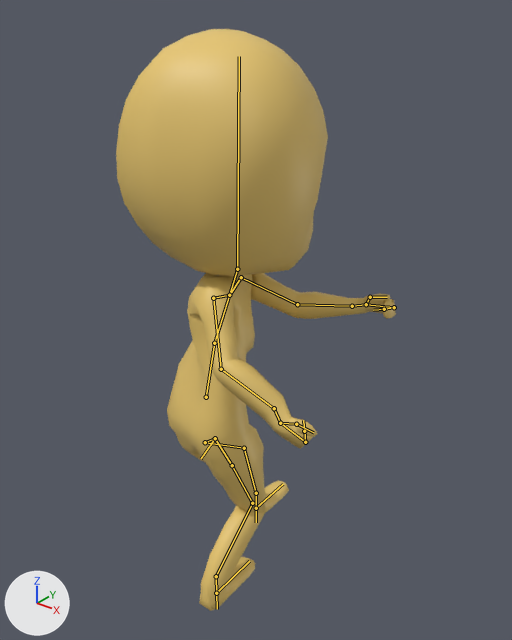
A saved change to the FBX model Assets/Models/Player/chibiModel (2).fbx.
The view is the same before and after, from a 50 mm lens placed at (10.97, -11.92, 16.25), pointed at (0.13, 1.63, 7.85). The lights are fixed; the arrows at lower left show +X, +Y and +Z. The picture after the commit comes second. Both versions are drawn at frame 9 of the action 'Chibi_Rig|Light'; the numbers are the values there. The bones that change, and the others that lie on the model, are drawn over the model as lines.

The first picture shows 'guy'.
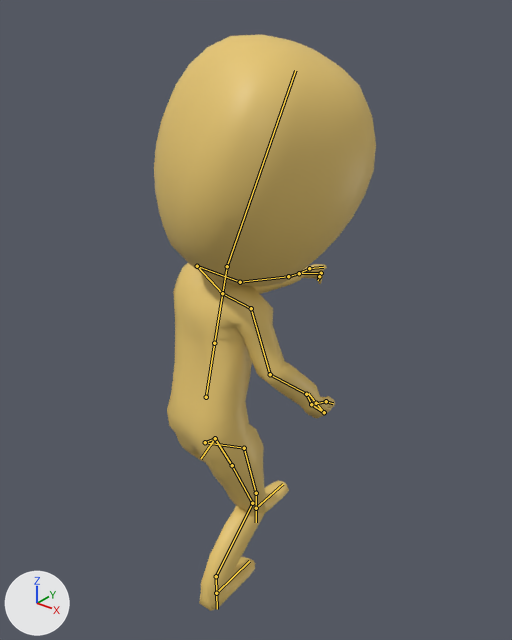
Pixel boxes (x1, y1, x2, y2) of what changed, in the pictures (512 x 640 px):
'guy', posed (21% narrower): before (116, 29, 396, 611); after (154, 35, 376, 611)
bone 'spine2', root to tip: before (214, 343) to (229, 295); after (214, 343) to (222, 293)

The change in detail:
Bone 'spine2' (bone_spine2) turns from (8, -67, -16) to (0, -20, 0) degrees about its own x, y and z.
